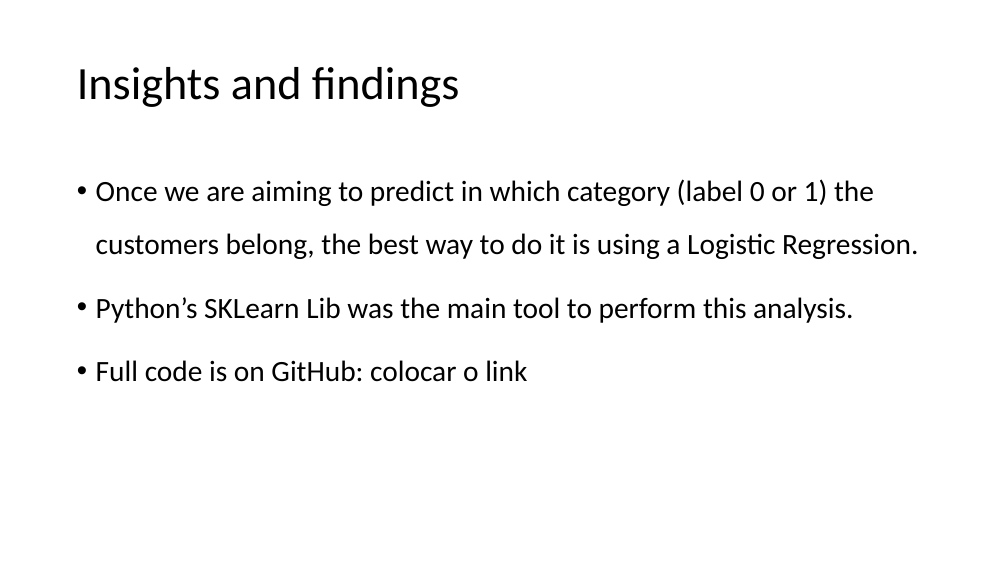
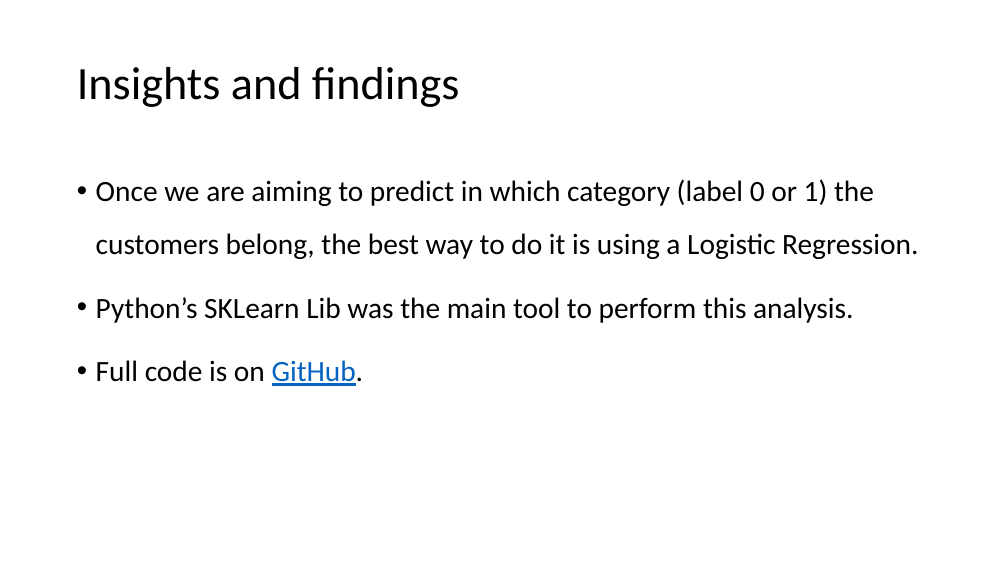
Before and after one commit to robsontavaresjr/seedstars_dsi, a slide deck: slide 3 of SeedStars.pptx. Drawn at 1008x567 pixels with LibreOffice and Linux fonts; fonts in the diff are those of the drawing. Boxes give left, top, right and bottom in pixels: in the first picture for what was removed or moved away, otherwise in the second. Text is boxed around its words. In the diff, an @@ line names an element or a change of style, - is before the commit and + after.

```diff
--- a/SeedStars.pptx
+++ b/SeedStars.pptx
@@ text at [96,360,364,386]: text changed @@
-• Full code is on GitHub: colocar o link
+• Full code is on GitHub.
```
Also in this commit, not shown: 1 other file.
